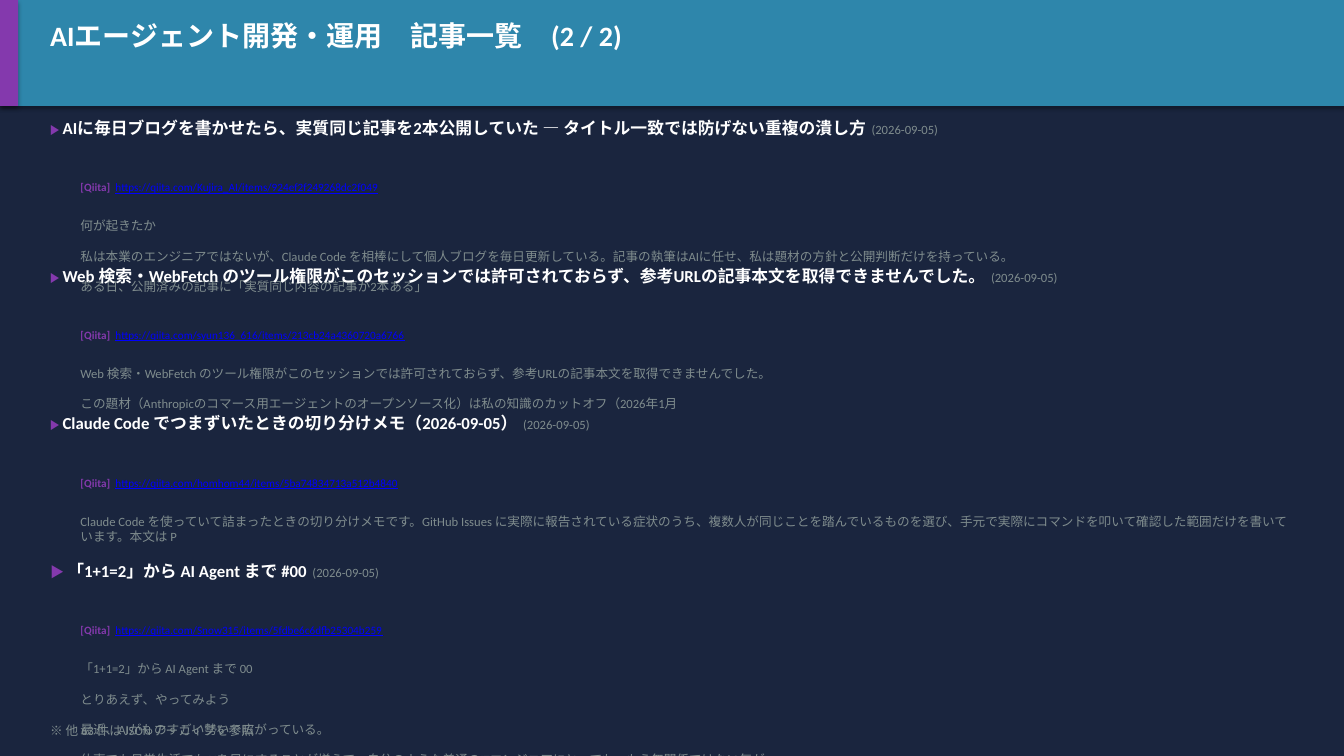
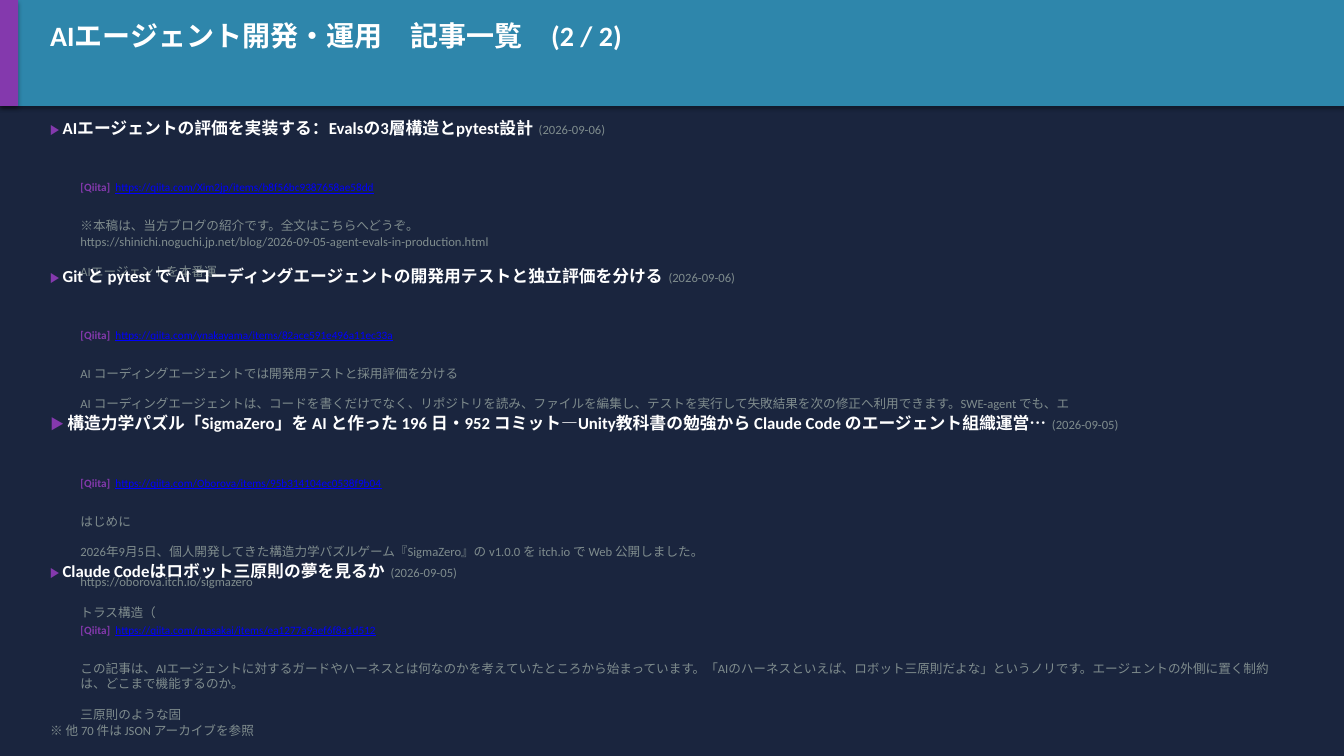
Before and after one commit to h-shoji-jws/ai-news-collector, a slide deck: slide 13 of data/2026-09-05.pptx. Drawn at 1344x756 pixels with LibreOffice and Linux fonts; fonts in the diff are those of the drawing. Boxes give left, top, right and bottom in pixels: in the first picture for what was removed or moved away, otherwise in the second. Text is boxed around its words. In the diff, an @@ line names an element or a change of style, - is before the commit and + after.

```diff
--- a/data/2026-09-05.pptx
+++ b/data/2026-09-05.pptx
@@ text at (63,121,605,137): text changed @@
-▶ AIに毎日ブログを書かせたら、実質同じ記事を2本公開していた — タイトル一致では防げない重複の潰し方 (2026-09-05)
+▶ AIエージェントの評価を実装する：Evalsの3層構造とpytest設計 (2026-09-06)
@@ text at (80,183,373,194): text changed @@
-[Qiita] https://qiita.com/Kujira_AI/items/924ef2f249268dc2f049
+[Qiita] https://qiita.com/Xim2jp/items/b8f56bc9387658ae58dd
@@ text at (80,219,488,248): text changed @@
-何が起きたか
-私は本業のエンジニアではないが、Claude Code を相棒にして個人ブログを毎日更新している。記事の執筆はAIに任せ、私は題材の方針と公開判断だけを持っている。
-ある日、公開済みの記事に「実質同じ内容の記事が2本ある」
+※本稿は、当方ブログの紹介です。全文はこちらへどうぞ。
+https://shinichi.noguchi.jp.net/blog/2026-09-05-agent-evals-in-production.html
+AIエージェントを本番運
@@ text at (63,266,735,285): text changed @@
-▶ Web 検索・WebFetch のツール権限がこのセッションでは許可されておらず、参考URLの記事本文を取得できませんでした。 (2026-09-05)
+▶ Git と pytest で AI コーディングエージェントの開発用テストと独立評価を分ける (2026-09-06)
@@ text at (80,331,392,341): text changed @@
-[Qiita] https://qiita.com/syun136_616/items/213cb24a4360720a6766
+[Qiita] https://qiita.com/ynakayama/items/82ace591e496a11ec33a
@@ text at (80,367,1069,410): text changed @@
-Web 検索・WebFetch のツール権限がこのセッションでは許可されておらず、参考URLの記事本文を取得できませんでした。
-この題材（Anthropicのコマース用エージェントのオープンソース化）は私の知識のカットオフ（2026年1月
+AI コーディングエージェントでは開発用テストと採用評価を分ける
+AI コーディングエージェントは、コードを書くだけでなく、リポジトリを読み、ファイルを編集し、テストを実行して失敗結果を次の修正へ利用できます。SWE-agent でも、エ
@@ text at (67,414,1118,432): text changed @@
-▶ Claude Code でつまずいたときの切り分けメモ（2026-09-05） (2026-09-05)
+▶ 構造力学パズル「SigmaZero」を AI と作った 196 日・952 コミット—Unity教科書の勉強から Claude Code のエージェント組織運営… (2026-09-05)
@@ text at (80,479,381,489): text changed @@
-[Qiita] https://qiita.com/homhom44/items/5ba74834713a512b4840
+[Qiita] https://qiita.com/Oborova/items/95b314104ec0538f9b04
@@ text at (80,516,703,618): text changed @@
-Claude Code を使っていて詰まったときの切り分けメモです。GitHub Issues に実際に報告されている症状のうち、複数人が同じことを踏んでいるものを選び、手元で実際にコマンドを叩いて確認した範囲だけを書いています。本文は P
+はじめに
+2026年9月5日、個人開発してきた構造力学パズルゲーム『SigmaZero』の v1.0.0 を itch.io で Web 公開しました。
+https://oborova.itch.io/sigmazero
+トラス構造（
@@ text at (63,563,457,581): text changed @@
-▶ 「1+1=2」から AI Agent まで #00 (2026-09-05)
+▶ Claude Codeはロボット三原則の夢を見るか (2026-09-05)
@@ text at (80,626,375,636): text changed @@
-[Qiita] https://qiita.com/Snow315/items/5fdbe6c6dfb25304b259
+[Qiita] https://qiita.com/masakai/items/ea1277a9aef6f8a1d512
@@ text at (80,662,1268,720): text changed @@
-「1+1=2」から AI Agent まで 00
-とりあえず、やってみよう
-最近、AIがものすごい勢いで広がっている。
-仕事でも日常生活でもAIを目にすることが増えて、自分のような普通のITエンジニアにとっても、もう無関係ではない気が
+この記事は、AIエージェントに対するガードやハーネスとは何なのかを考えていたところから始まっています。「AIのハーネスといえば、ロボット三原則だよな」というノリです。エージェントの外側に置く制約は、どこまで機能するのか。
+三原則のような固
@@ text at (66,724,254,736): text changed @@
-※ 他 63 件は JSON アーカイブを参照
+※ 他 70 件は JSON アーカイブを参照
```
Also in this commit, not shown: 22 other slides changed, 1 slide added, 1 slide removed, 1 other file.
